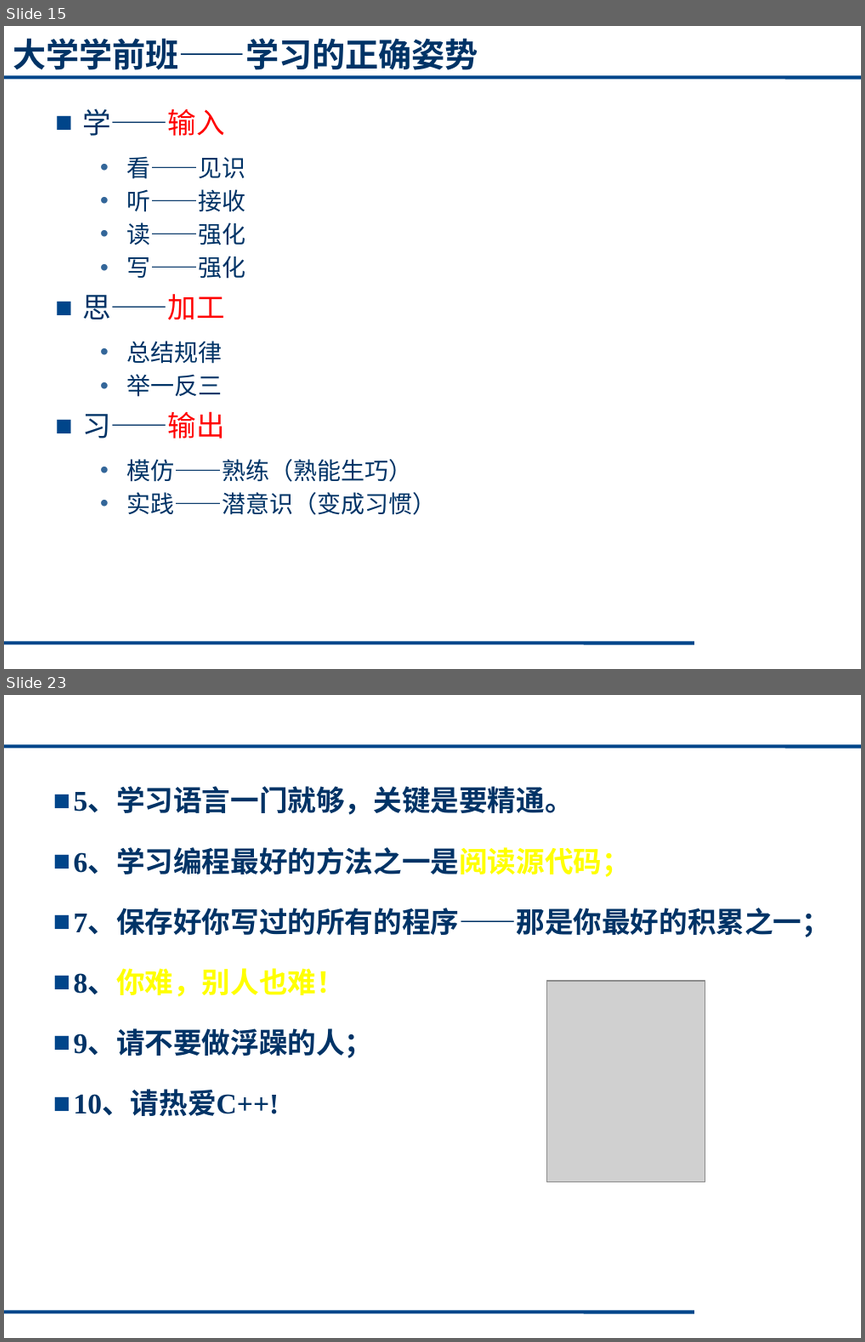
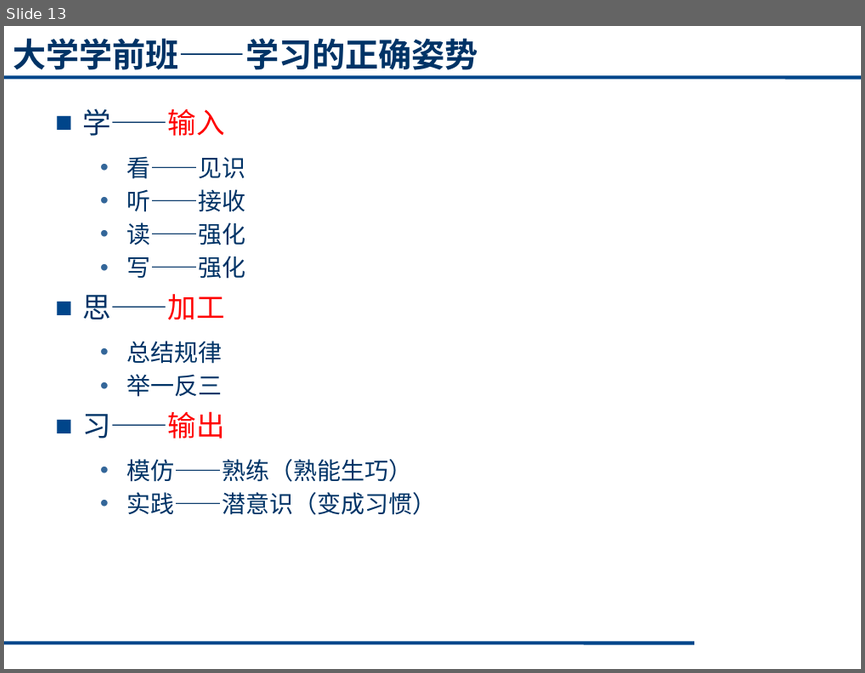
Before and after one commit to cugwhp/OOPCPP, a slide deck: 02. PPT/Fall/C++_绪论1.pptx. Shown one above the other, each under a label of ours: slides 15 and 23 before the commit, slide 13 after it; the slides between them are not shown. The pictures are 865x1342 and 865x673 pixels, drawn with LibreOffice and Linux fonts; fonts in the diff are those of the drawing; grey boxes stand for pictures. Boxes give left, top, right and bottom in pixels: in the first picture for what was removed or moved away, otherwise in the second. Text is boxed around its words. In the diff, an @@ line names an element or a change of style, - is before the commit and + after.

```diff
--- a/02. PPT/Fall/C++_绪论1.pptx
+++ b/02. PPT/Fall/C++_绪论1.pptx
@@ slide 23 removed at box(4, 695, 861, 1338), background #FFFFFF; not listed: 2 template elements that a slide beside it also shows @@
@@ text removed at box(74, 789, 830, 1116) @@
-■ 5、学习语言一门就够，关键是要精通。
-■ 6、学习编程最好的方法之一是阅读源代码；
-■ 7、保存好你写过的所有的程序——那是你最好的积累之一；
-■ 8、你难，别人也难！
-■ 9、请不要做浮躁的人；
-■ 10、请热爱C++!
@@ picture removed at box(546, 981, 705, 1181) @@
@@ what was slide 15 is now slide 13 @@
```
Also in this commit, not shown: 9 slides changed, 2 slides added, 2 other slides removed, 1 other file.
